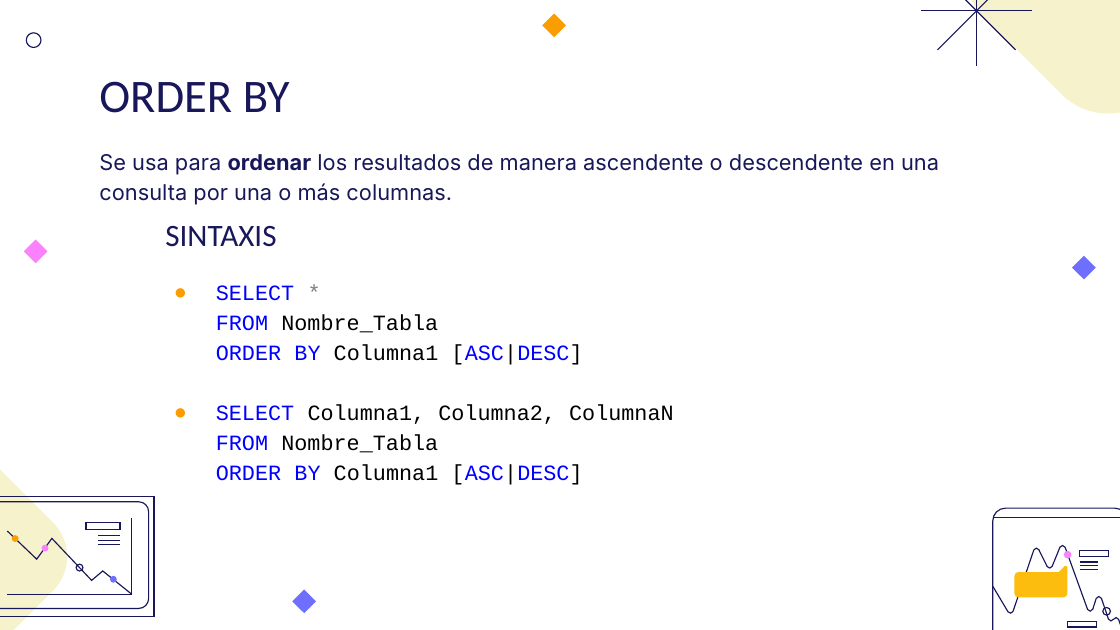
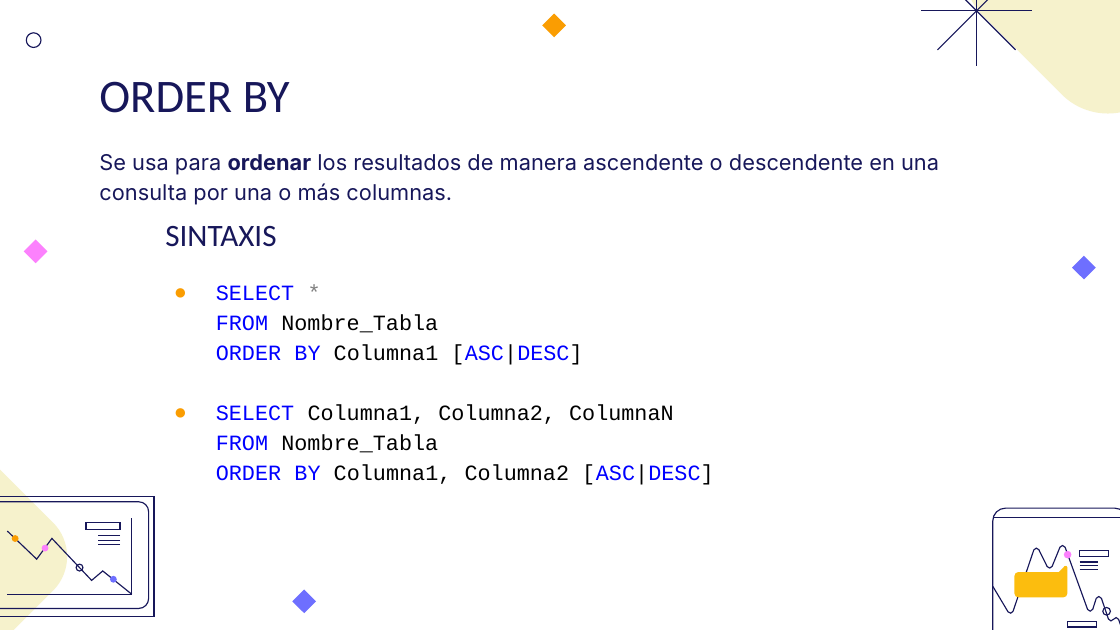
Before and after one commit to andrescln/Practicas, a slide deck: slide 9 of SQL/SQL.pptx. Drawn at 1120x630 pixels with LibreOffice and Linux fonts; fonts in the diff are those of the drawing. Boxes give left, top, right and bottom in pixels: in the first picture for what was removed or moved away, otherwise in the second. Text is boxed around its words. In the diff, an @@ line names an element or a change of style, - is before the commit and + after.

```diff
--- a/SQL/SQL.pptx
+++ b/SQL/SQL.pptx
@@ text at (216, 404, 714, 485): text changed @@
-● SELECT Columna1, Columna2, ColumnaN
-  FROM Nombre_Tabla
-  ORDER BY Columna1 [ASC|DESC]
+● SELECT Columna1, Columna2, ColumnaN
+  FROM Nombre_Tabla
+  ORDER BY Columna1, Columna2 [ASC|DESC]
```
Also in this commit, not shown: 1 other slide changed, 4 slides added, 9 other files.
